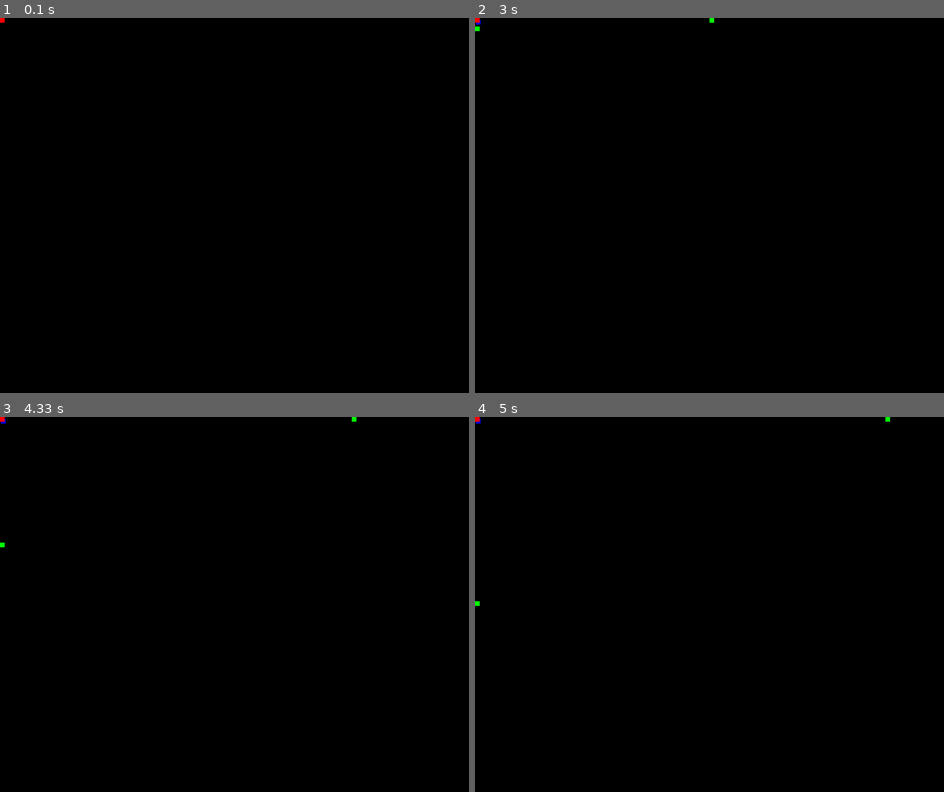
Above: before the commit, frames 1-4 (two rows, left to right).
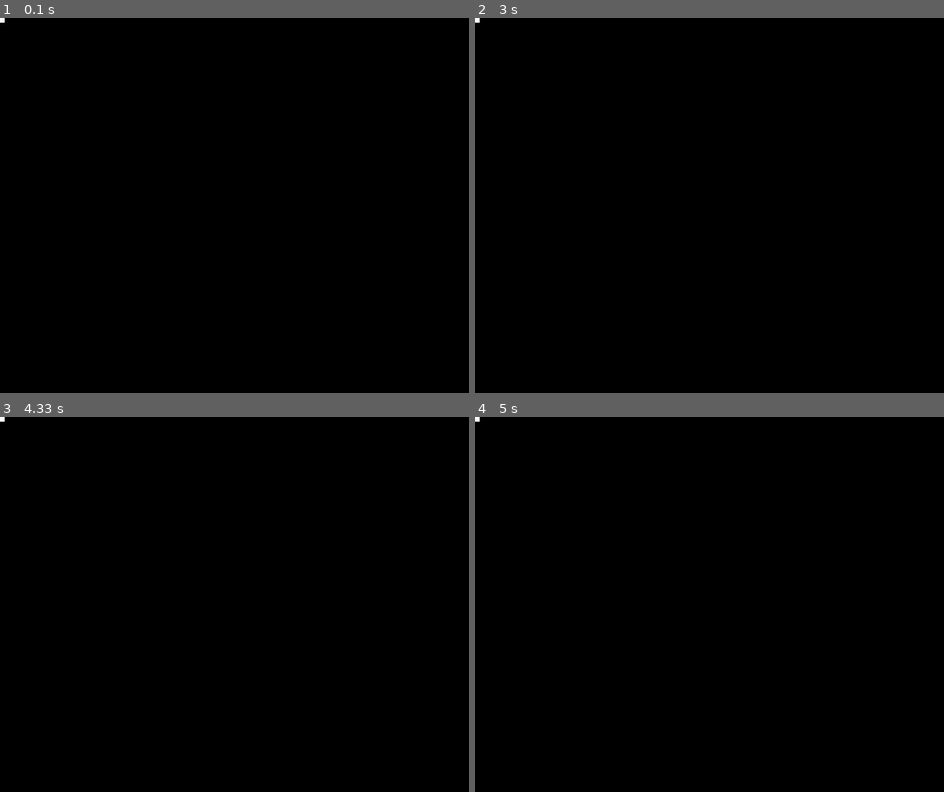
Above: after the commit, the same moments.

Repository: DominantaDev/battlepygame
Game: pygame game, started from main.py
Two runs of this game, one before a commit and one after it. Both use one fixed random seed, a clock stepped at 60 frames per second and the inputs below.
Inputs:
- Up to frame 1 (0.1 s): no input
- Up to frame 2 (3 s): hold Space 0.33-0.8 s; hold Right 0.33-0.8 s; hold Up 1.33-1.8 s; hold Left 2.33-2.87 s; hold Down from 2.9 s (still down)
- Up to frame 3 (4.33 s): release Down at 3.37 s
- Up to frame 4 (5 s): no input

The runs differ from the first frame. In frame 1, less than 0.1% of the frame differs, in the area x 0-1%, y 0-2%; in frame 2, less than 0.1%; in frame 3, less than 0.1%; in frame 4, less than 0.1%, in the area x 0-89%, y 0-51%.

Commit message:
big commit, not ready for game

Diff:
--- /dev/null
+++ b/consts.py
@@ -0,0 +1,6 @@
+#Colors
+RED = (255, 0, 0)
+BLUE = (0, 0, 255)
+GREEN = (0, 255, 0)
+BLACK = (0, 0, 0)
+WHITE = (255, 255, 255)
--- a/enemy.py
+++ b/enemy.py
@@ -1,6 +1,11 @@
-from vector2 import Vector2
+from vector2 import *
 from entity import Entity
+from enums import *
+from random import choice
+import consts
 
 class Enemy(Entity):
-    def __init__(self, pos: Vector2, speed):
-        super().__init__(pos, speed)
+    def __init__(self, pos: Vector2 = VectorZero, speed: int = 100, damage: int = 10, buffer_actions=[]):
+        super().__init__()
+        self.damage = damage
+        self.buffer_actions = [self.Walk, self.Shoot, self.Chase]
--- a/entity.py
+++ b/entity.py
@@ -1,10 +1,60 @@
-from vector2 import Vector2
-from object import Object
+from vector2 import *
+from moveable_object import MoveableObject
+from random import choice
+from enums import Action
+import world
+import consts
 
-class Entity(Object):
+from projectile import Projectile
+
+class Entity(MoveableObject):
+    hp: int
     speed: int
+    buffer_actions = []
+    update_delta: float
+    last_action: Action
+    last_action_time: int
+    target: Vector2
 
-    def __init__(self, pos, speed):
-        super().__init__(pos)
+    def __init__(self,
+                pos=VectorZero,
+                speed=20,
+                hp=100,
+                buffer_actions=[],
+                update_delta=100,
+                target: Vector2 = VectorZero,
+                color: tuple = consts.WHITE
+                ):
+        super().__init__(pos, speed, color)
 
         self.speed = speed
+        self.buffer_actions = buffer_actions
+        self.update_delta = update_delta
+        self.target = target
+
+        self.last_action_time = 0
+
+    def action_update(self, millsecs):
+        if not self.buffer_actions:
+            return
+        if (millsecs-self.last_action_time) >= self.update_delta:
+            self.last_action_time = millsecs
+            self.choice(self.buffer_actions)()
+        else:
+            return
+
+    def Move(self, direction: Vector2):
+        self.pos += direction.norm() * self.speed * world.dt
+        print(f"{type(self)} ({self.id}) переместился на {self.pos}")
+
+    def Walk(self):
+        self.Move(Vector2.Randomize())
+        print(f"{type(self)} ({self.id}) гуляет")
+
+    def Chase(self):
+        self.Move(self.target.pos-self.pos)
+        print(f"{type(self)} ({self.id}) преследует {type(self.target)} ({self.target.id})")
+
+    def Shoot(self):
+        Projectile(self.pos, (self.target.pos-self.pos).norm())
+        print(f"{type(self)} ({self.id}) летит в направлении {type(self.target.impulse)}")
--- /dev/null
+++ b/enums.py
@@ -0,0 +1,8 @@
+from enum import Enum, auto
+from vector2 import Vector2
+
+class Action:
+    CHASE = auto()
+    WALK = auto()
+    SHOOT = auto()
+    MOVE = auto()
--- /dev/null
+++ b/input_event.py
@@ -0,0 +1,34 @@
+import pygame
+
+class InputEvent:
+    ALL = []
+
+    def __init__(self,
+                name,
+                pos_key,
+                neg_key = None
+                ):
+        self.name = name
+        self.pos_key = pos_key
+        self.neg_key = neg_key
+
+        InputEvent.ALL.append(self)
+
+    @staticmethod
+    def getAxis(axis, event):
+        for i in InputEvent.ALL:
+            if axis == i.name:
+                axis_obj = i
+            else:
+                raise ValueError(f"Нет оси с названием {axis}")
+
+        if event.type == pygame.KEYDOWN:
+            return
+
+        print(f"{axis_obj.name} нажата кнопкой {event.key}")
+        if event.key == axis_obj.pos_key:
+            return 1
+        elif event.key == axis_obj.neg_key:
+            return -1
+        else:
+            return 0
--- a/main.py
+++ b/main.py
@@ -2,11 +2,14 @@
 import pygame
 import random
 import math
+import consts
+import world
 
 from entity import Entity
 from projectile import Projectile
 from enemy import Enemy
-from vector2 import Vector2
+from vector2 import *
+from enums import *
 
 # Значения
 WIDTH = 1000
@@ -14,66 +17,67 @@
 CEIL = 10
 FPS = 30
 
-C_RED = (255, 0, 0)
-C_BLACK = (0, 0, 0)
-C_GREEN = (0, 255, 0)
-C_BLUE = (0, 0, 255)
-
 # Настройки
 pygame.init()
 screen = pygame.display.set_mode((WIDTH, HEIGHT))
 pygame.display.set_caption('ZMEYAAAA')
 clock = pygame.time.Clock()
 
-Player = Entity(Vector2(0, 0), 2)
+Player = Entity(VectorZero, 2)
 
 # Основной цикл
 run = True
+world.dt = 0
+
 while run:
+    world.dt = clock.tick(FPS) / 1000
     # Обработка эвентов
     for event in pygame.event.get():
         if event.type == pygame.QUIT:
             run = False
         if event.type == pygame.KEYDOWN:
-            # Ходьба
-            if event.key == pygame.K_a:
-                Player.pos += Vector2(-1, 0) * Player.speed
-            elif event.key == pygame.K_d:
-                Player.pos += Vector2(1, 0) * Player.speed
-            elif event.key == pygame.K_w:
-                Player.pos += Vector2(0, -1) * Player.speed
-            elif event.key == pygame.K_s:
-                Player.pos += Vector2(0, 1) * Player.speed
+            # # Ходьба
+            # if event.key == pygame.K_a:
+            #     Player.pos += VectorLeft * Player.speed
+            # elif event.key == pygame.K_d:
+            #     Player.pos += VectorRight * Player.speed
+            # elif event.key == pygame.K_w:
+            #     Player.pos += VectorUp * Player.speed
+            # elif event.key == pygame.K_s:
+            #     Player.pos += VectorDown * Player.speed
 
             if event.key == pygame.K_SPACE:
-                Enemy(Vector2(random.randint(0, WIDTH)/CEIL, random.randint(0, HEIGHT))/CEIL, 1)
+                Enemy(Vector2(random.randint(0, WIDTH), random.randint(0, HEIGHT)), 10)
 
             # Стрельба
             if event.key == pygame.K_LEFT:
-                Projectile(Player.pos, Vector2(-1, 0), 1/16)
+                Projectile(Player.pos, VectorLeft, 1/16)
             elif event.key == pygame.K_RIGHT:
-                Projectile(Player.pos, Vector2(1, 0), 1/16)
+                Projectile(Player.pos, VectorRight, 1/16)
             elif event.key == pygame.K_UP:
-                Projectile(Player.pos, Vector2(0, -1), 1/16)
+                Projectile(Player.pos, VectorUp, 1/16)
             elif event.key == pygame.K_DOWN:
-                Projectile(Player.pos, Vector2(0, 1), 1/16)
-
-    for enm in Enemy.ALL:
-        enm_player = Vector2(Player.pos.x - enm.pos.x, Player.pos.y - enm.pos.y)
-        enm.pos += enm_player.norm() * enm.speed
-
-        pygame.draw.rect(screen, C_BLUE, (enm.pos.x*CEIL, enm.pos.y*CEIL, CEIL, CEIL))
-        print(f"ID: {enm.id}, x: {enm.pos.x}, y: {enm.pos.y}")
+                Projectile(Player.pos, VectorDown, 1/16)
 
     for pr in Projectile.ALL:
-        pr.pos += pr.impulse * CEIL * pr.speed
+        pr.pos += pr.impulse * world.dt
 
-        pygame.draw.rect(screen, C_GREEN, (pr.pos.x*CEIL, pr.pos.y*CEIL, CEIL, CEIL))
-        # print(f"ID: {pr.id}, x: {pr.x}, y: {pr.y}")
+    for ent in Entity.ALL:
+        # _action = ent.action_update(pygame.time.get_ticks())
+        # if _action == Action.WALK:
+        #     ent.Walk(dt)
+        # elif _action == Action.CHASE:
+        #     ent.Chase(dt)
+        # elif _action == Action.SHOOT:
+        #     ent.Shoot(dt)
+        # elif _action == Action.MOVE:
+        #     ent.Move(dt)
+        ent.action_update(pygame.time.get_ticks())
 
-    pygame.draw.rect(screen, C_RED, (Player.pos.x*CEIL, Player.pos.y*CEIL, CEIL, CEIL))
+        pygame.draw.rect(screen, ent.color, (ent.pos.x, ent.pos.y, CEIL, CEIL))
+
+    # Cycle-end
     pygame.display.update()
-    clock.tick(FPS)
-    screen.fill(C_BLACK)
+    screen.fill(consts.BLACK)
 
 pygame.quit()
--- /dev/null
+++ b/moveable_object.py
@@ -0,0 +1,8 @@
+from vector2 import *
+from object import Object
+import consts
+
+class MoveableObject(Object):
+    def __init__(self, pos=VectorZero, speed=20, color=consts.WHITE):
+        super().__init__(pos=pos, color=color)
+        self.speed = speed
--- a/object.py
+++ b/object.py
@@ -1,19 +1,22 @@
-from vector2 import Vector2
+from vector2 import *
+import consts
 
 class Object:
     id_g: int
     id: int
     pos: Vector2
+    color: tuple
 
     ID: int = 0
     ALL = []
 
-    def __init__(self, pos: Vector2):
+    def __init__(self, pos=VectorZero, color=consts.WHITE):
         cls = type(self)
 
         self.id = cls.ID
         self.id_g = Object.ID
         self.pos = pos
+        self.color = color
 
         cls.ID += 1
         cls.ALL.append(self)
--- /dev/null
+++ b/player.py
@@ -0,0 +1,21 @@
+from entity import Entity
+from enums import Action
+from input_event import InputEvent
+from vector2 import Vector2
+
+import consts
+import pygame
+
+InputEvent("move_x", pygame.K_d, pygame.K_a)
+InputEvent("move_y", pygame.K_s, pygame.K_w)
+
+class Player(Entity):
+    def __init__(self):
+        super().__init__(
+            buffer_actions=[],
+            color=consts.RED,
+            speed=25
+        )
+
+    def action_update(self, millsecs):
+        self.Move(Vector2(InputEvent.getAxis("move_x", pygame.event), InputEvent.getAxis("move_y", pygame.event)))
--- a/projectile.py
+++ b/projectile.py
@@ -1,10 +1,11 @@
-from vector2 import Vector2
-from entity import Entity
+from vector2 import *
+import consts
+from moveable_object import MoveableObject
 
-class Projectile(Entity):
-    impulse = (0, 0)
+class Projectile(MoveableObject):
+    impulse: Vector2
 
-    def __init__(self, pos: Vector2, impulse: Vector2, speed):
-        super().__init__(pos, speed)
+    def __init__(self, pos: Vector2 = VectorZero, impulse: Vector2 = VectorZero, speed: int = 20):
+        super().__init__(pos=pos, speed=speed, color=consts.GREEN)
 
         self.impulse = impulse
--- a/vector2.py
+++ b/vector2.py
@@ -1,4 +1,5 @@
 import math
+import random
 
 class Vector2:
     x: float = 0
@@ -18,20 +19,33 @@
         else:
             return Vector2(self.x / self.len, self.y / self.len)
 
+    def unpack(self):
+        return (self.x, self.y)
+
     def __add__(self, vec):
         return Vector2(self.x + vec.x, self.y + vec.y)
 
     def __sub__(self, vec):
-                return Vector2(self.x - vec.x, self.y - vec.y)
+        return Vector2(self.x - vec.x, self.y - vec.y)
 
     def __mul__(self, scalar: float):
         return Vector2(self.x * scalar, self.y * scalar)
 
     def __rmul__ (self, scalar: float):
-            return self*scalar
+        return self*scalar
 
     def __truediv__(self, scalar: float):
         return Vector2(self.x / scalar, self.y / scalar)
 
     def __floordiv__(self, scalar: float):
         return Vector2(self.x // scalar, self.y // scalar)
+
+    @staticmethod
+    def Randomize():
+        return Vector2(random.randint(-1, 1), random.randint(-1, 1))
+
+VectorZero = Vector2(0, 0)
+VectorUp = Vector2(0, -1)
+VectorDown = Vector2(0, 1)
+VectorLeft = Vector2(-1, 0)
+VectorRight = Vector2(1, 0)
--- /dev/null
+++ b/world.py
@@ -0,0 +1 @@
+dt = 0
Not shown, added: .gitignore
